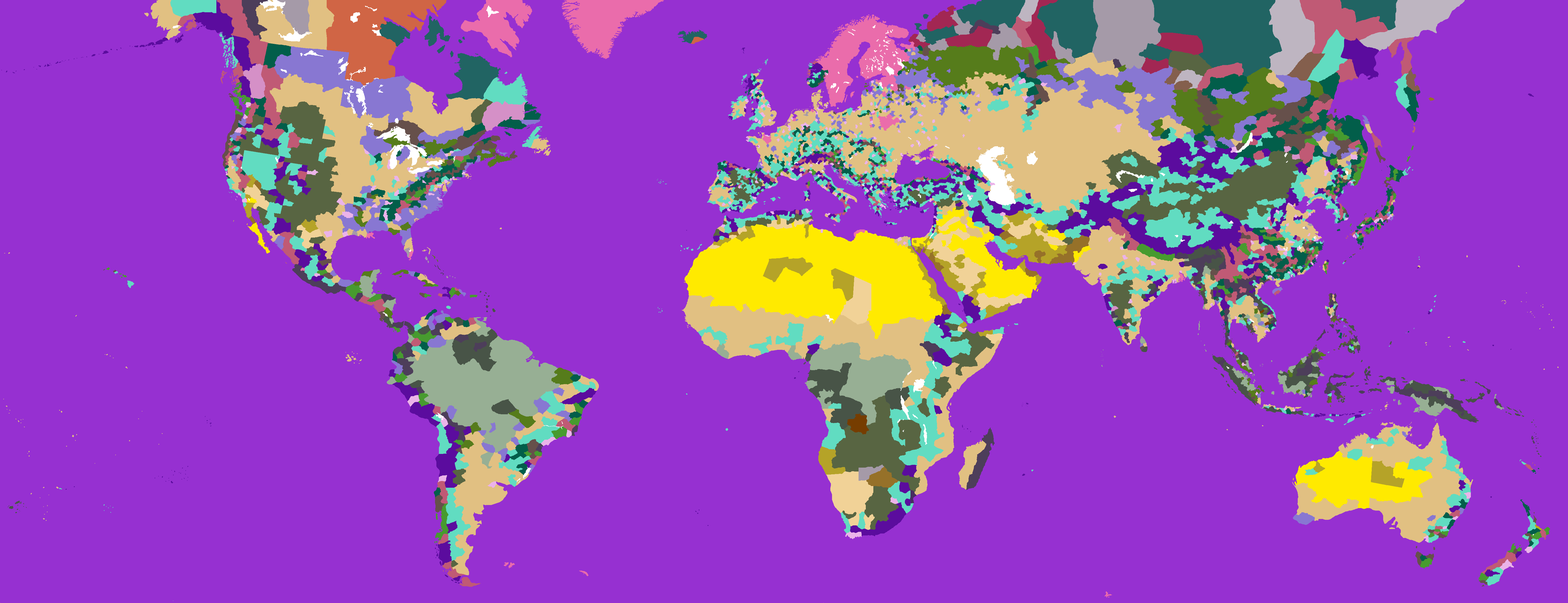
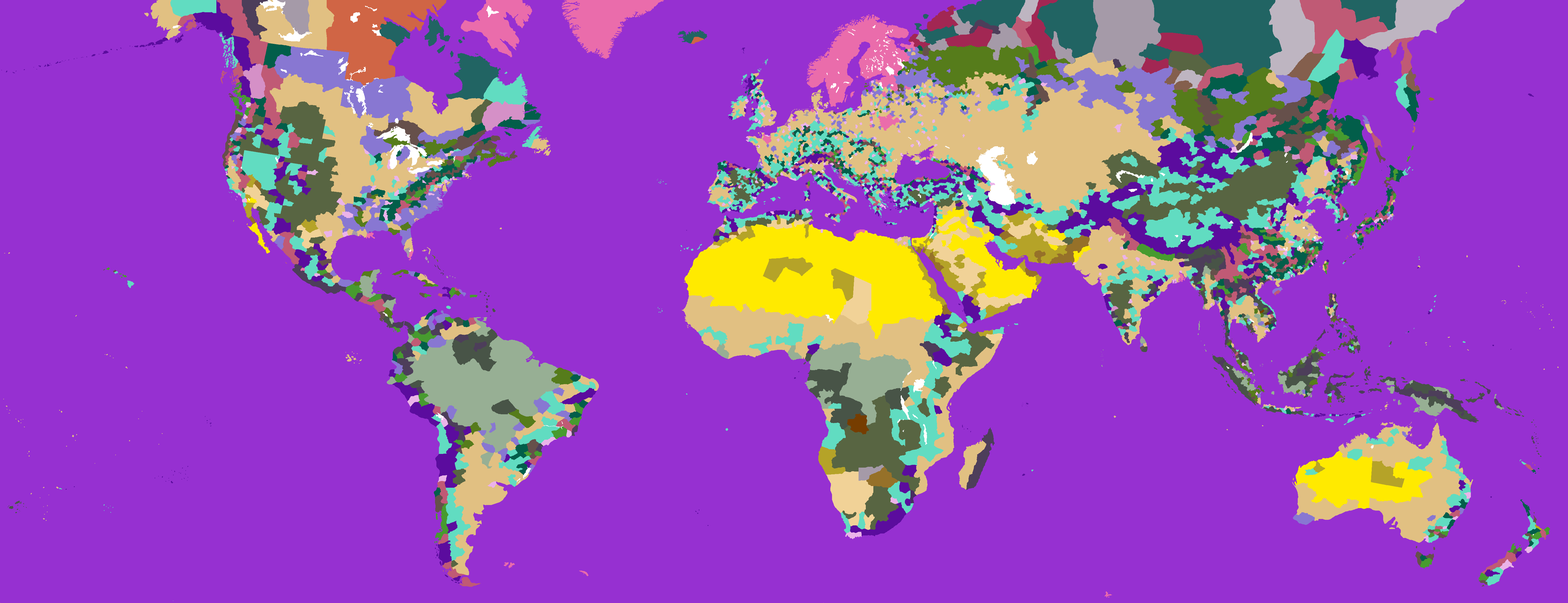
Revision of a layered 1568 x 603 image; what changed, layer by layer:
painted on "terrain — flat colormap kopia.bmp" over [806, 60, 829, 88]
